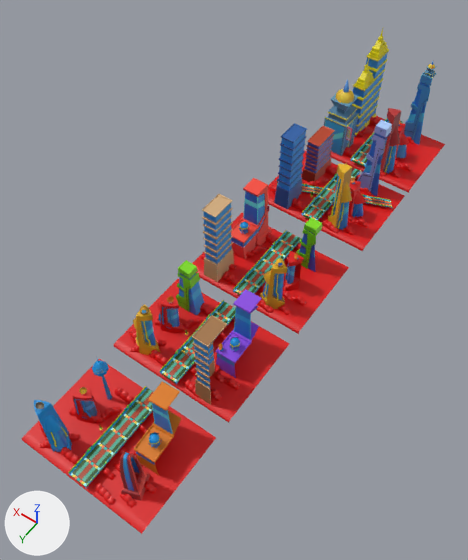
What one commit did to the FBX model Assets/ArtWork/PreBakedEnvironments/Metropolis/Metropoliton_New.fbx.
Before and after are seen from a camera (50 mm lens) standing at (-39.5, 15.1, 86.3) and looking at (1.3, -42.0, -3.4). The lights are fixed; the arrows at lower left show +X, +Y and +Z. Where no turn or scale is listed for an object, it has been applied to the vertices. Vertices at the same position are counted once.

In view in the first picture: 'Patch_01', 'Road1', 'patch_02', 'patch_03', 'patch_04', 'patch_05', 'road2', 'road3', 'road4'.
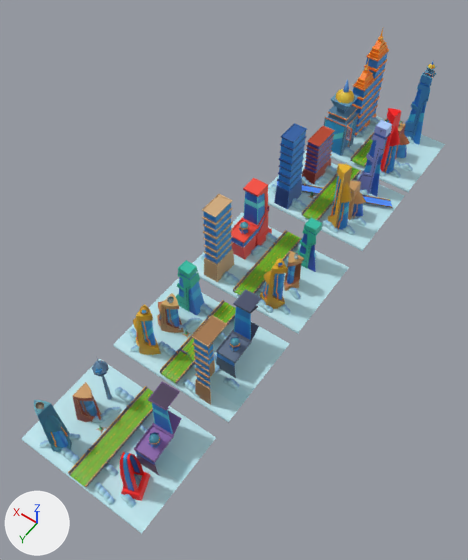
What differs and where, as boxes [x1, y1, x2, y2] in the pictures (468 x 560 px; the box of a moved part takes in the faces that stretch with it):
'patch_05', recoloured (red to cyan): [324, 29, 445, 193] in both
'Road1', recoloured: [68, 386, 153, 487] in both
'road3', recoloured: [233, 229, 302, 295] in both
'road2', recoloured: [160, 300, 236, 384] in both
'road4', recoloured: [302, 167, 361, 221] in both
part 1 of me_mesh_004, moved or reshaped: before [291, 295, 306, 306]; after [288, 287, 300, 300]
part 2 of me_mesh_004, deleted: before [229, 250, 292, 301]
part 3 of me_mesh_004, recoloured (red to cyan): [192, 183, 349, 334] in both
part 4 of me_mesh_006, moved or reshaped: before [360, 188, 372, 196]; after [360, 189, 370, 196]
part 5 of me_mesh_006, moved or reshaped: before [302, 179, 306, 184]; after [301, 177, 312, 185]
part 6 of me_mesh_006, moved or reshaped: before [355, 218, 368, 227]; after [352, 217, 366, 226]
part 7 of me_mesh_006, deleted: before [273, 177, 356, 223]
part 8 of me_mesh_006, recoloured: [268, 120, 405, 251] in both
part 9 of me_mesh_002, moved or reshaped: before [149, 350, 169, 366]; after [158, 341, 175, 357]
part 10 of me_mesh_002, moved or reshaped: before [187, 367, 197, 377]; after [191, 364, 196, 370]
part 11 of me_mesh_002, deleted: before [154, 318, 225, 401]
part 12 of me_mesh_002, recoloured (red to cyan): [113, 260, 289, 423] in both
part 13 of me_mesh_001, moved or reshaped: before [100, 467, 115, 480]; after [103, 463, 119, 476]
part 14 of me_mesh_001, moved or reshaped (not visible afterwards): before [113, 460, 120, 472]
part 15 of me_mesh_001, deleted: before [39, 387, 157, 494]
part 16 of me_mesh_001, deleted: before [130, 454, 145, 491]
part 17 of me_mesh_001, recoloured (red to cyan): [21, 356, 216, 534] in both

Patch to the scene script:
```diff
--- a/Assets/ArtWork/PreBakedEnvironments/Metropolis/Metropoliton_New.fbx.py
+++ b/Assets/ArtWork/PreBakedEnvironments/Metropolis/Metropoliton_New.fbx.py
@@ me_mesh_001 @@
-me_mesh_001.from_pydata(...)  # 3353 vertices, 2714 faces; spans x -12.3..12.3, y -8.9..8.9, z -7.5..7.5
+me_mesh_001.from_pydata(...)  # 2832 vertices, 2291 faces; spans x -12.3..12.3, y -8.9..8.9, z -7.5..7.5
+# me_mesh_001 part 13: the loose piece of 38 vertices spanning x -3.7..-0.8, y 4.8..5.7, z -6.1..-4.8 is moved by (0.0, -0.7, 0.0), in mat_new1 (picture img_atlas_1_city_final_new_updated_png)
+# me_mesh_001 part 14: the loose piece of 38 vertices spanning x -4.8..-1.9, y 2.8..4.2, z -6.4..-5.2 is moved by (0.0, -1.3, 0.0), in mat_new1 (picture img_atlas_1_city_final_new_updated_png)
+# me_mesh_001 part 15: 15 loose pieces with 479 vertices, spanning x -10.1..11.7, y -5.8..7.0, z -6.4..2.9, are deleted
+# me_mesh_001 part 16: 42 vertices removed from x -8.4..-7.2, y 2.8..4.8, z -4.6..4.6
+# me_mesh_001 part 17: 2231 faces spanning x -12.3..12.3, y -8.9..8.9, z -7.5..7.5 switch from mat_new (picture img_gradients1_psd) to mat_new1 (picture img_atlas_1_city_final_new_updated_png)
@@ me_mesh_006 @@
-me_mesh_006.from_pydata(...)  # 4514 vertices, 3516 faces; spans x -12.3..12.3, y -8.9..8.9, z -9.3..9.3
+me_mesh_006.from_pydata(...)  # 4108 vertices, 3193 faces; spans x -12.3..12.3, y -8.9..8.9, z -9.3..9.3
+# me_mesh_006 part 4: the loose piece of 38 vertices spanning x -6.6..-3.7, y -5.8..-4.6, z -8.1..-6.6 is moved by (0.0, 1.0, 0.0), in mat_new1 (picture img_atlas_1_city_final_new_updated_png)
+# me_mesh_006 part 5: the loose piece of 73 vertices spanning x 5.9..9.5, y 0.0..1.6, z -8.0..-6.4 is moved by (-0.9, -0.5, 0.0), in mat_new1 (picture img_atlas_1_city_final_new_updated_png)
+# me_mesh_006 part 6: the loose piece of 38 vertices spanning x -10.1..-7.2, y 2.8..3.9, z -7.9..-6.6 is moved by (0.5, 0.0, 0.0), in mat_new1 (picture img_atlas_1_city_final_new_updated_png)
+# me_mesh_006 part 7: 14 loose pieces with 406 vertices, spanning x -7.6..9.3, y -1.4..8.3, z -8.2..1.1, are deleted
+# me_mesh_006 part 8: 3042 faces spanning x -12.3..12.3, y -8.9..8.9, z -9.3..9.3 switch from mat_new (picture img_gradients1_psd) to mat_new1 (picture img_atlas_1_city_final_new_updated_png)
@@ me_mesh @@
 me_mesh.from_pydata(...)  # 2183 vertices, 1686 faces; spans x -1.9..1.9, y -8.9..8.9, z -0.6..0.6
-me_mesh.materials.append(mat_new)  # picture img_gradients1_psd
+me_mesh.materials.append(mat_new1)  # picture img_atlas_1_city_final_new_updated_png
@@ me_mesh_005 @@
 me_mesh_005.from_pydata(...)  # 2183 vertices, 1686 faces; spans x -1.9..1.9, y -8.9..8.9, z -0.6..0.6
-me_mesh_005.materials.append(mat_new)  # picture img_gradients1_psd
+me_mesh_005.materials.append(mat_new1)  # picture img_atlas_1_city_final_new_updated_png
@@ me_mesh_003 @@
 me_mesh_003.from_pydata(...)  # 2183 vertices, 1686 faces; spans x -1.9..1.9, y -8.9..8.9, z -0.6..0.6
-me_mesh_003.materials.append(mat_new)  # picture img_gradients1_psd
+me_mesh_003.materials.append(mat_new1)  # picture img_atlas_1_city_final_new_updated_png
@@ me_mesh_004 @@
-me_mesh_004.from_pydata(...)  # 3014 vertices, 2420 faces; spans x -12.3..12.3, y -8.9..8.9, z -9.3..9.3
+me_mesh_004.from_pydata(...)  # 2751 vertices, 2209 faces; spans x -12.3..12.3, y -8.9..8.9, z -9.3..9.3
+# me_mesh_004 part 1: the loose piece of 38 vertices spanning x -10.1..-7.2, y 2.8..3.9, z -7.9..-6.6 is turned -28.9 degrees about the z axis through its middle, then moved by (1.5, -0.9, 0.2), in mat_new1 (picture img_atlas_1_city_final_new_updated_png)
+# me_mesh_004 part 2: 6 loose pieces with 263 vertices, spanning x -7.6..9.5, y -5.8..5.3, z -8.1..-6.4, are deleted
+# me_mesh_004 part 3: 2179 faces spanning x -12.3..12.3, y -8.9..8.9, z -9.3..9.3 switch from mat_new (picture img_gradients1_psd) to mat_new1 (picture img_atlas_1_city_final_new_updated_png)
@@ me_mesh_007 @@
 me_mesh_007.from_pydata(...)  # 2183 vertices, 1686 faces; spans x -1.9..1.9, y -8.9..8.9, z -0.6..0.6
-me_mesh_007.materials.append(mat_new)  # picture img_gradients1_psd
+me_mesh_007.materials.append(mat_new1)  # picture img_atlas_1_city_final_new_updated_png
@@ me_mesh_002 @@
-me_mesh_002.from_pydata(...)  # 3366 vertices, 2668 faces; spans x -12.3..12.3, y -8.9..8.9, z -9.3..9.3
+me_mesh_002.from_pydata(...)  # 2893 vertices, 2294 faces; spans x -12.3..12.3, y -8.9..8.9, z -9.3..9.3
+# me_mesh_002 part 9: the loose piece of 70 vertices spanning x 1.3..6.2, y 6.1..7.1, z -7.9..-6.3 is moved by (0.0, -2.0, 0.0), in mat_new1 (picture img_atlas_1_city_final_new_updated_png)
+# me_mesh_002 part 10: the loose piece of 38 vertices spanning x -3.7..-0.8, y 4.8..5.7, z -7.9..-6.6 is moved by (0.0, -1.0, 0.0), in mat_new1 (picture img_atlas_1_city_final_new_updated_png)
+# me_mesh_002 part 11: 16 loose pieces with 467 vertices, spanning x -8.9..9.5, y -5.8..7.1, z -8.2..-1.5, are deleted
+# me_mesh_002 part 12: 2173 faces spanning x -12.3..12.3, y -8.9..8.9, z -9.3..9.3 switch from mat_new (picture img_gradients1_psd) to mat_new1 (picture img_atlas_1_city_final_new_updated_png)
@@ me_mesh_008 @@
 me_mesh_008.from_pydata(...)  # 4102 vertices, 3032 faces; spans x -12.3..12.3, y -8.9..8.9, z -12.5..12.5
-me_mesh_008.materials.append(mat_new)  # picture img_gradients1_psd
+me_mesh_008.materials.append(mat_new1)  # picture img_atlas_1_city_final_new_updated_png
```
